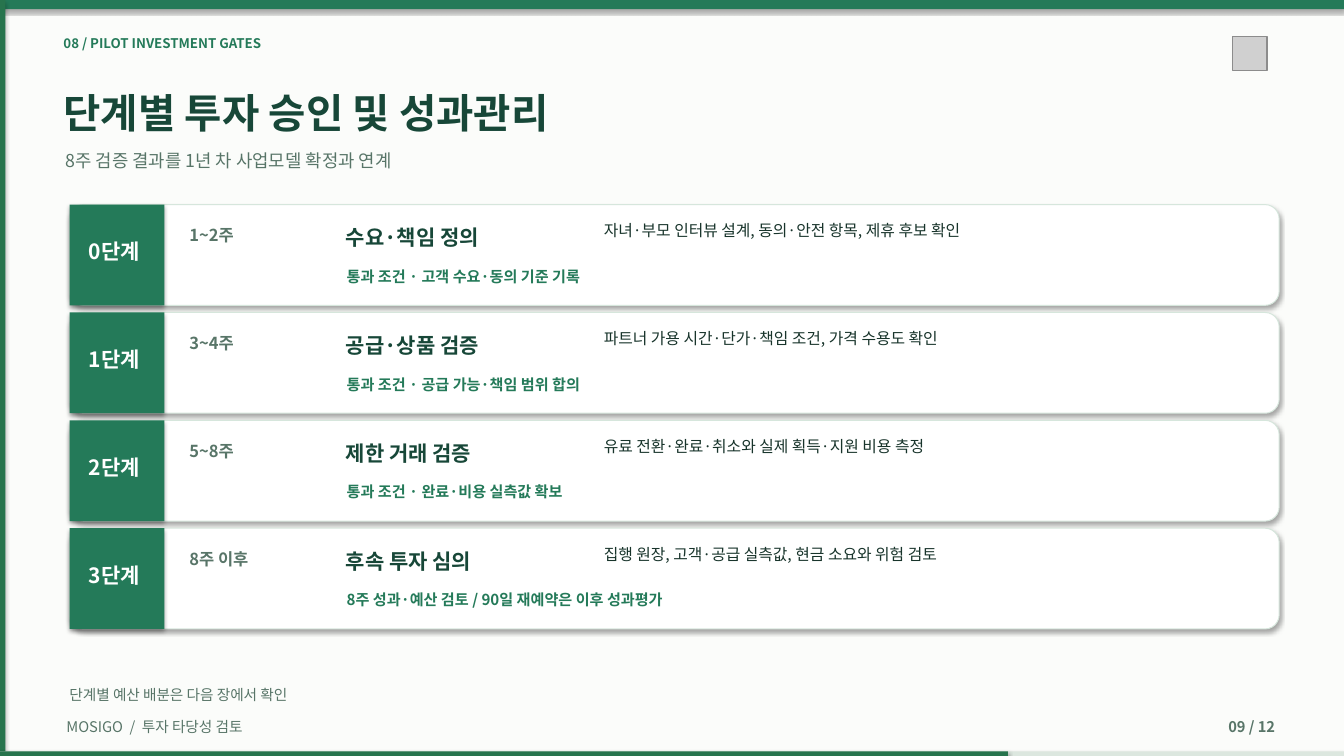
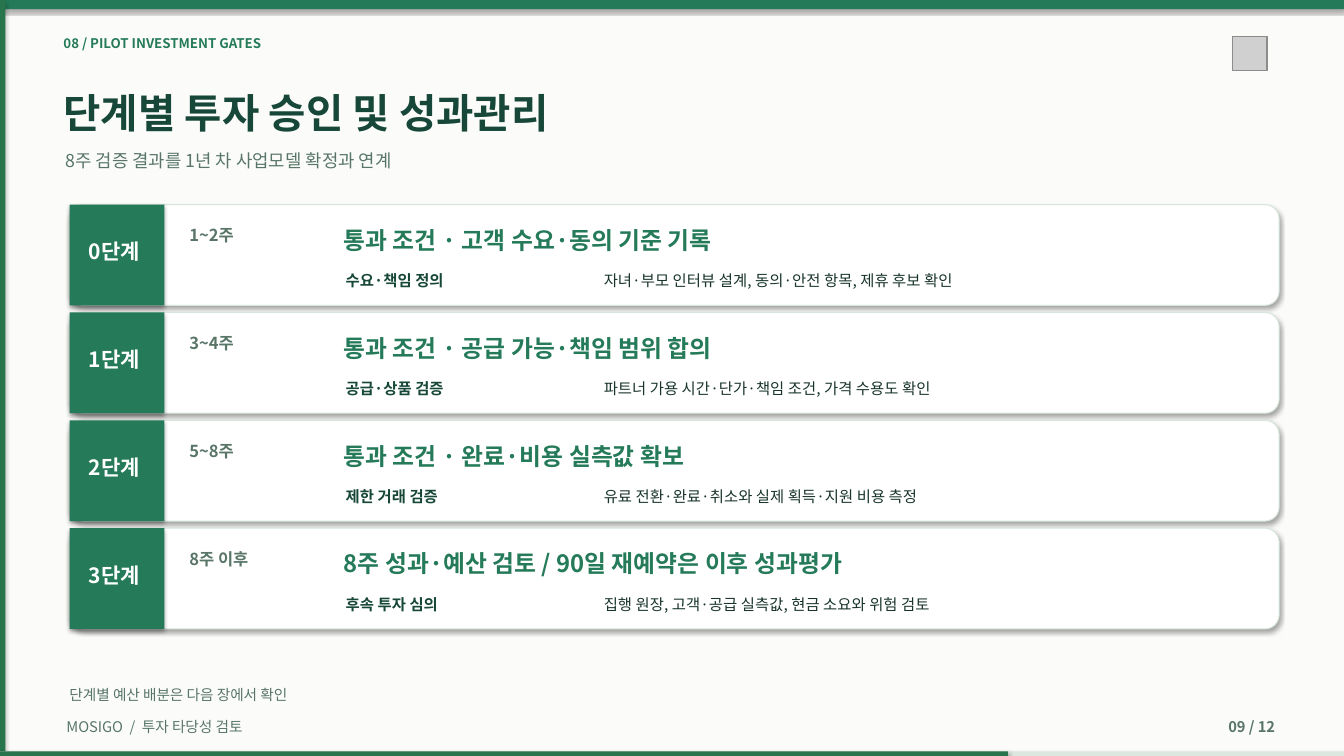
Before and after one commit to dohyunkimmm/mosigo-case-study, a slide deck: slide 9 of downloads/MOSIGO_IR_Investment_Review_12slides.pptx. Drawn at 1344x756 pixels with LibreOffice and Linux fonts; fonts in the diff are those of the drawing; grey boxes stand for pictures. Boxes give left, top, right and bottom in pixels: in the first picture for what was removed or moved away, otherwise in the second. Text is boxed around its words. In the diff, an @@ line names an element or a change of style, - is before the commit and + after.

```diff
--- a/downloads/MOSIGO_IR_Investment_Review_12slides.pptx
+++ b/downloads/MOSIGO_IR_Investment_Review_12slides.pptx
@@ text "통과 조건 · 고객 수요·동의 ...": place and size @@
-text "통과 조건 · 고객 수요·동의 ..." at box(347, 269, 580, 284)
+text "통과 조건 · 고객 수요·동의 ..." at box(344, 229, 712, 251)
@@ text "통과 조건 · 공급 가능·책임 ...": place and size @@
-text "통과 조건 · 공급 가능·책임 ..." at box(347, 377, 580, 392)
+text "통과 조건 · 공급 가능·책임 ..." at box(344, 337, 712, 359)
@@ 8 texts: place and size @@
-8 texts at box(346, 223, 960, 571)
+8 texts at box(346, 273, 952, 613)
@@ size 11.3 to 11 pt in 4 elements at box(604, 489, 917, 504), box(604, 597, 929, 613), box(604, 273, 952, 289), box(604, 381, 930, 397) @@
@@ text "통과 조건 · 완료·비용 실측값 ...": place and size @@
-text "통과 조건 · 완료·비용 실측값 ..." at box(347, 484, 563, 499)
+text "통과 조건 · 완료·비용 실측값 ..." at box(344, 445, 684, 467)
@@ size 10.8 to 17 pt in 4 elements at box(344, 229, 712, 251), box(344, 337, 712, 359), box(344, 445, 684, 467), box(344, 552, 842, 574) @@
@@ text "8주 성과·예산 검토 / 90일 ...": place and size @@
-text "8주 성과·예산 검토 / 90일 ..." at box(347, 592, 663, 607)
+text "8주 성과·예산 검토 / 90일 ..." at box(344, 552, 842, 574)
@@ size 15 to 11 pt in 4 elements at box(346, 273, 443, 288), box(346, 381, 443, 396), box(346, 489, 438, 504), box(346, 597, 438, 612) @@
```
Also in this commit, not shown: 1 other slide changed, 26 other files.
